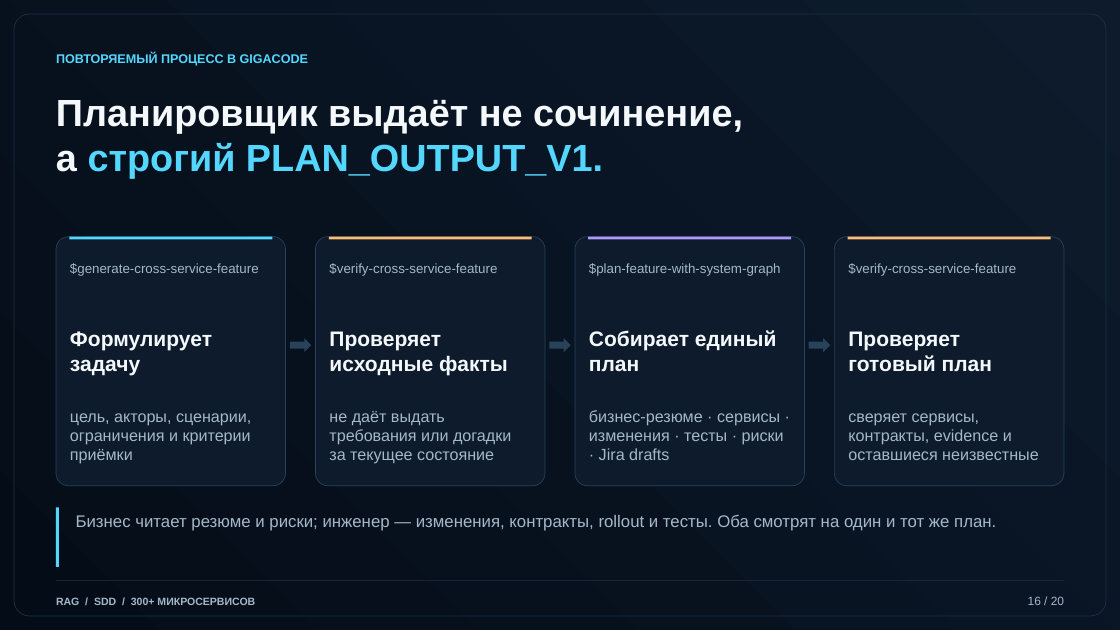
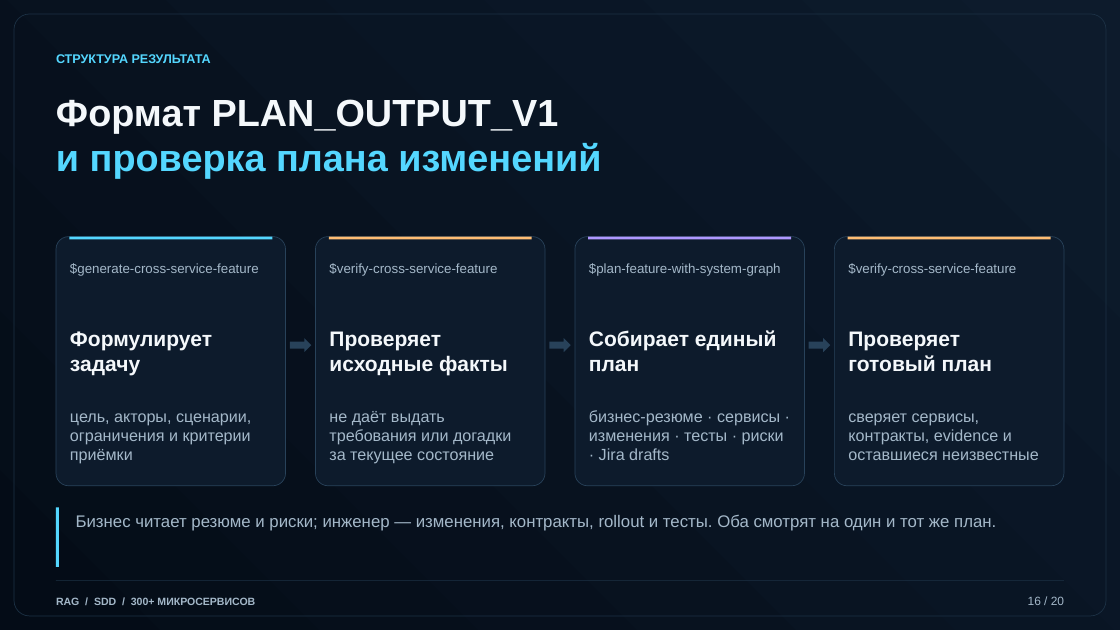
Before and after one commit to arptra/kb-rag-mcp, a slide deck: slide 16 of docs/corporate-rag-presentation.pptx. Drawn at 1120x630 pixels with LibreOffice and Linux fonts; fonts in the diff are those of the drawing. Boxes give left, top, right and bottom in pixels: in the first picture for what was removed or moved away, otherwise in the second. Text is boxed around its words. In the diff, an @@ line names an element or a change of style, - is before the commit and + after.

```diff
--- a/docs/corporate-rag-presentation.pptx
+++ b/docs/corporate-rag-presentation.pptx
@@ text at <box>56,54,211,63</box>: text changed @@
-ПОВТОРЯЕМЫЙ ПРОЦЕСС В GIGACODE
+СТРУКТУРА РЕЗУЛЬТАТА
@@ text at <box>56,99,601,178</box>: text changed; text colour #F4F8FB to #54D7FF @@
-Планировщик выдаёт не сочинение,
-а строгий PLAN_OUTPUT_V1.
+Формат PLAN_OUTPUT_V1
+и проверка плана изменений
```
Also in this commit, not shown: 19 other slides changed.
